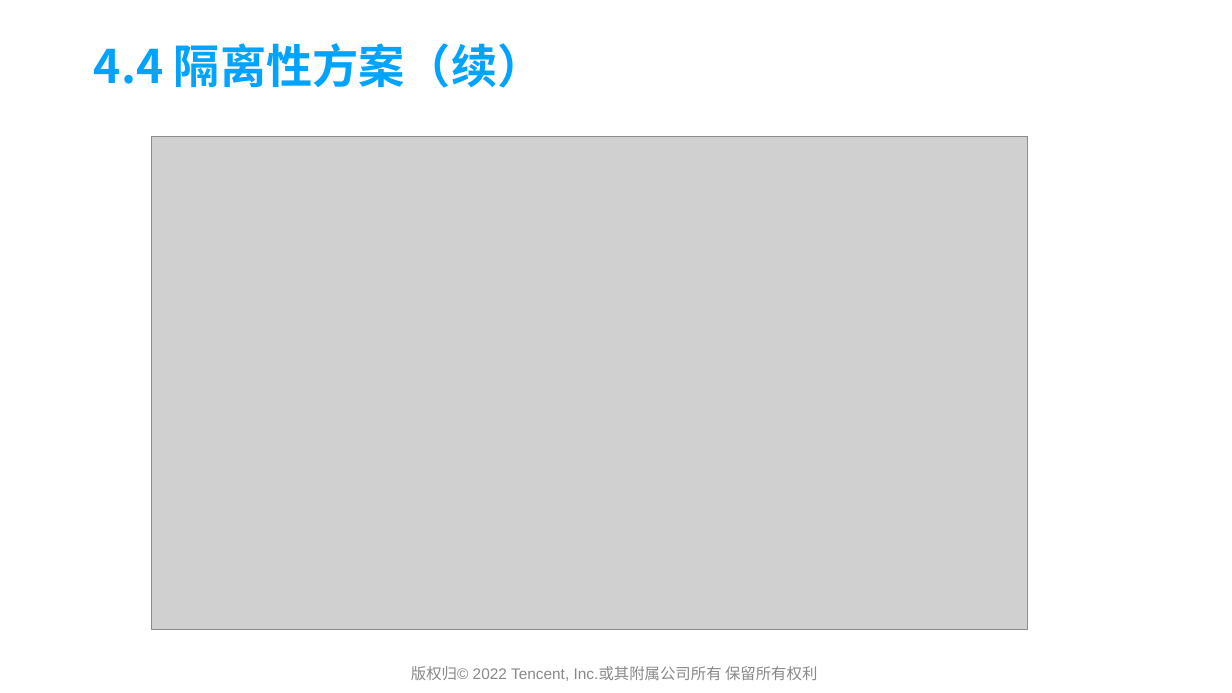
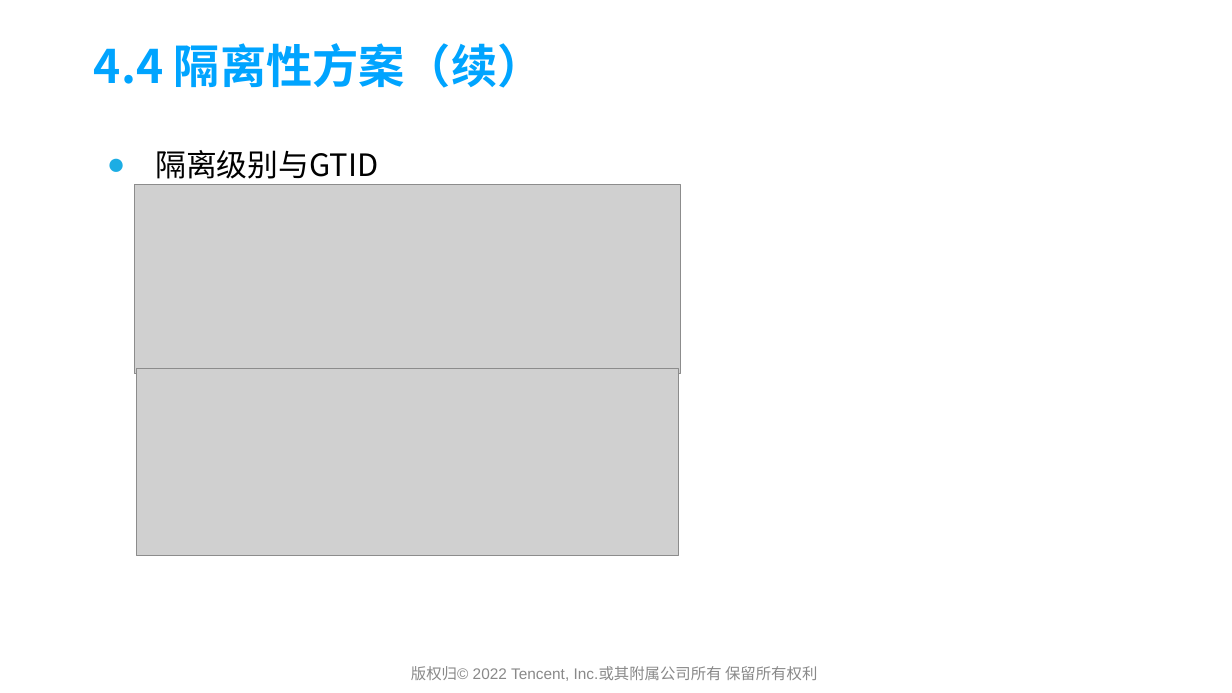
Before and after one commit to yedushusheng/mysql-learning, a slide deck: slide 31 of 28. OLTP/GoldenDB产品简介及架构解析.pptx (slide 29 before the commit). Drawn at 1232x693 pixels with LibreOffice and Linux fonts; fonts in the diff are those of the drawing; grey boxes stand for pictures; background and template pictures are left out. Boxes give left, top, right and bottom in pixels: in the first picture for what was removed or moved away, otherwise in the second. Text is boxed around its words. In the diff, an @@ line names an element or a change of style, - is before the commit and + after.

```diff
--- a/28. OLTP/GoldenDB产品简介及架构解析.pptx
+++ b/28. OLTP/GoldenDB产品简介及架构解析.pptx
@@ picture removed at box(152, 137, 1028, 629) @@
@@ text added at box(155, 150, 378, 179), 24 pt, text #000000 @@
+● 隔离级别与GTID
@@ picture added at box(134, 185, 680, 374) @@
@@ picture added at box(136, 368, 678, 555) @@
```
Also in this commit, not shown: 9 other slides changed, 8 slides added.
